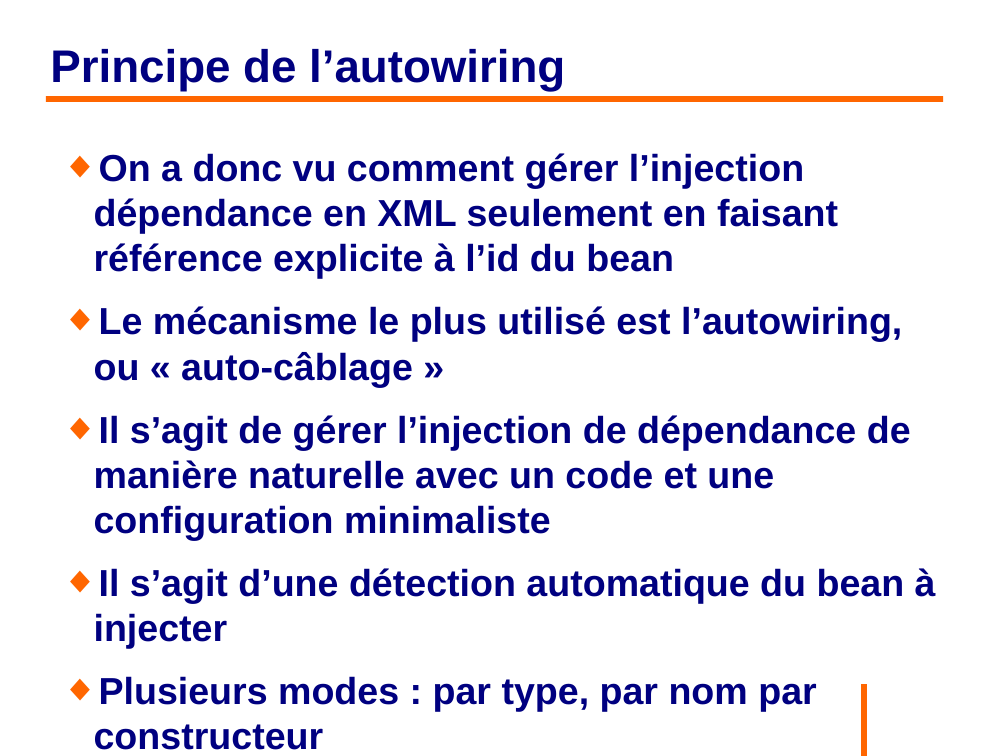
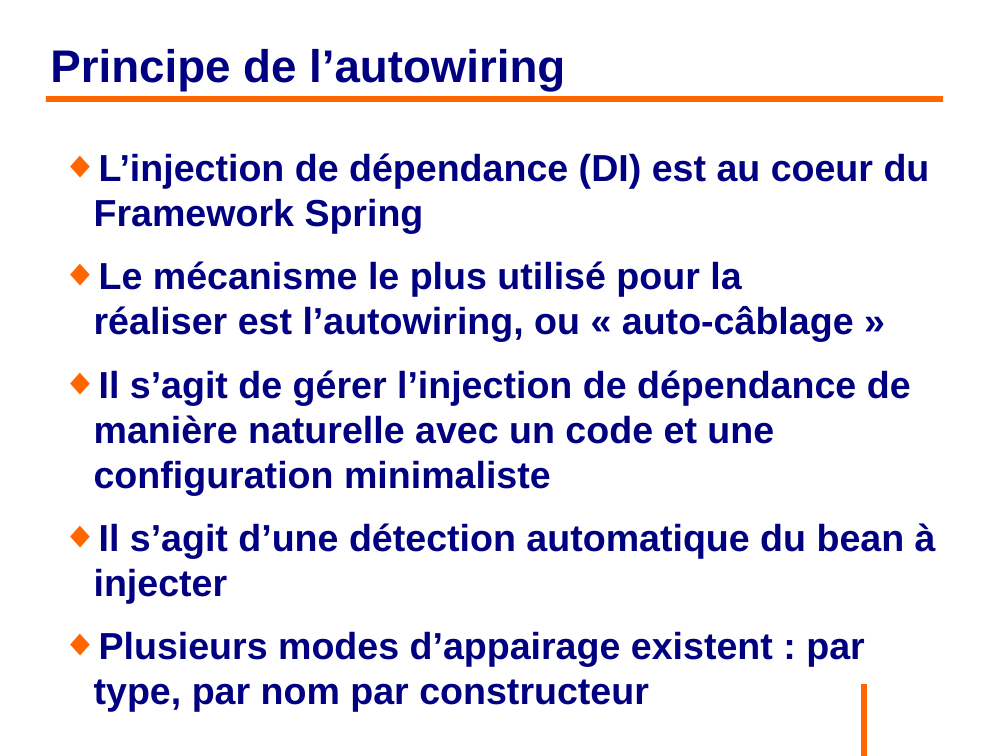
Before and after one commit to philphils/formation-spring, a slide deck: slide 73 of Documentation/diapo_formation_spring.odp. Drawn at 1008x756 pixels with LibreOffice and Linux fonts; fonts in the diff are those of the drawing; background and template pictures are left out. Boxes give left, top, right and bottom in pixels: in the first picture for what was removed or moved away, otherwise in the second. Text is boxed around its words. In the diff, an @@ line names an element or a change of style, - is before the commit and + after.

```diff
--- a/Documentation/diapo_formation_spring.odp
+++ b/Documentation/diapo_formation_spring.odp
@@ text at (x1=94, y1=153, x2=930, y2=342): text changed @@
-◆ On a donc vu comment gérer l’injection dépendance en XML seulement en faisant référence explicite à l’id du bean
-◆ Le mécanisme le plus utilisé est l’autowiring, ou « auto-câblage »
+◆ L’injection de dépendance (DI) est au coeur du Framework Spring
+◆ Le mécanisme le plus utilisé pour la réaliser est l’autowiring, ou « auto-câblage »
@@ text at (x1=99, y1=631, x2=864, y2=667): text changed @@
-◆ Plusieurs modes : par type, par nom par constructeur
+◆ Plusieurs modes d’appairage existent : par type, par nom par constructeur
```
Also in this commit, not shown: 14 other slides changed, 18 slides added.
